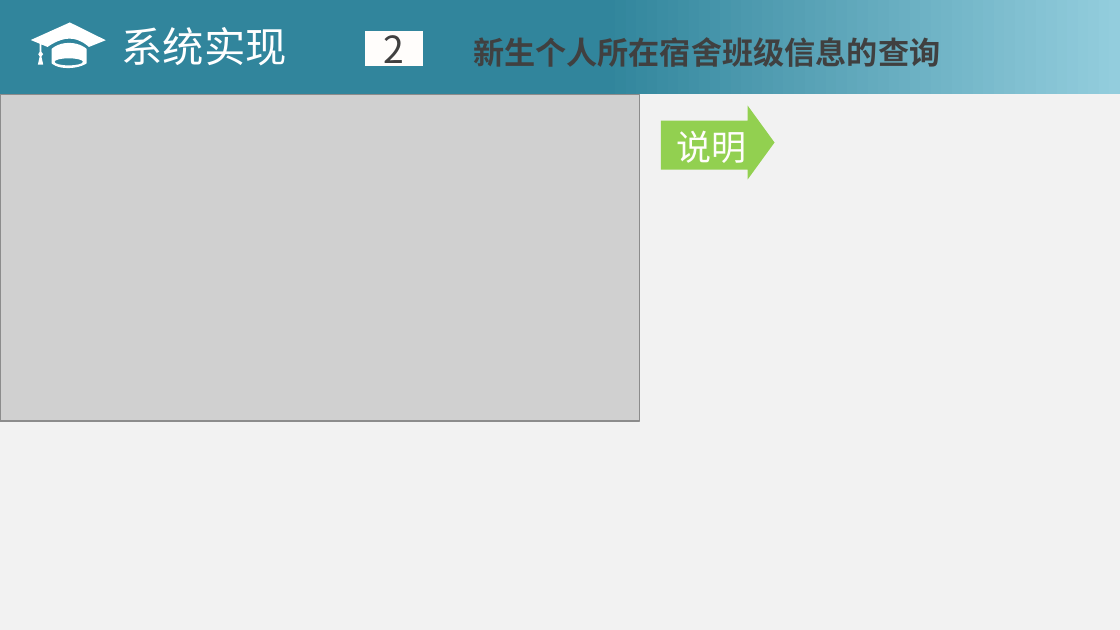
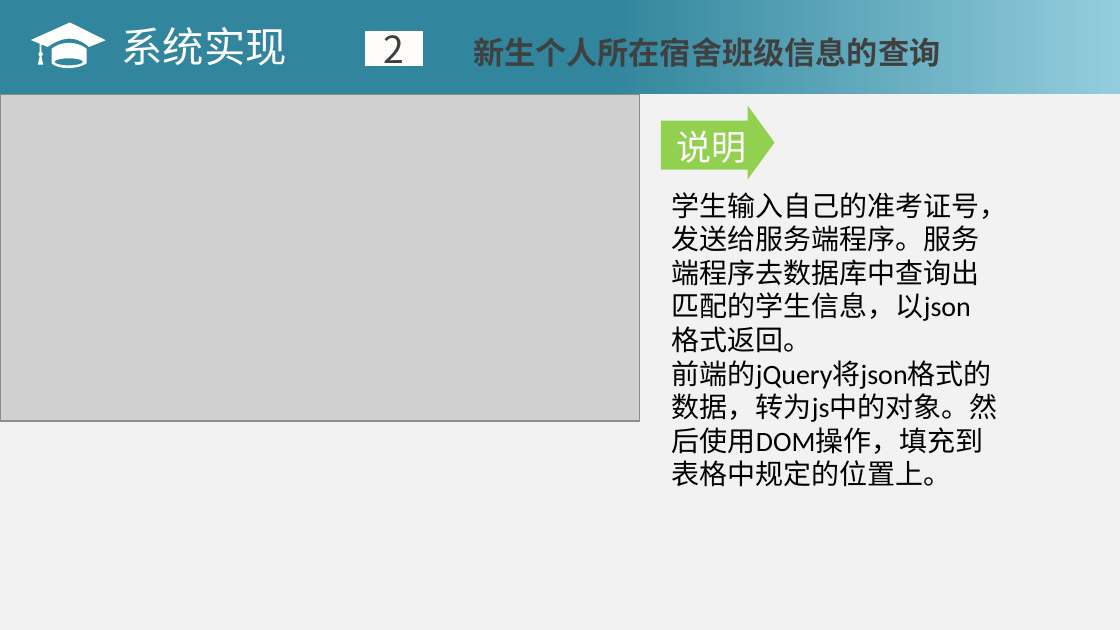
Before and after one commit to ElizabethElizabeth/studentsystem, a slide deck: slide 15 of 计算机151王倩.pptx. Drawn at 1120x630 pixels with LibreOffice and Linux fonts; fonts in the diff are those of the drawing; grey boxes stand for pictures. Boxes give left, top, right and bottom in pixels: in the first picture for what was removed or moved away, otherwise in the second. Text is boxed around its words. In the diff, an @@ line names an element or a change of style, - is before the commit and + after.

```diff
--- a/计算机151王倩.pptx
+++ b/计算机151王倩.pptx
@@ text added at (x1=672, y1=192, x2=1008, y2=487), 18 pt, text #000000 @@
+学生输入自己的准考证号，发送给服务端程序。服务端程序去数据库中查询出匹配的学生信息，以json格式返回。
+前端的jQuery将json格式的数据，转为js中的对象。然后使用DOM操作，填充到表格中规定的位置上。
```
Also in this commit, not shown: 3 other slides changed.
